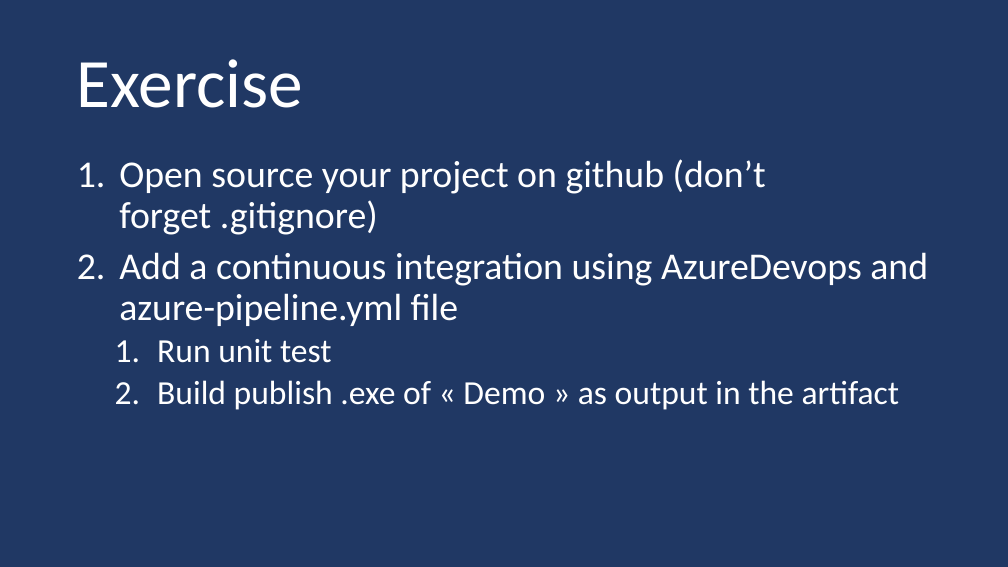
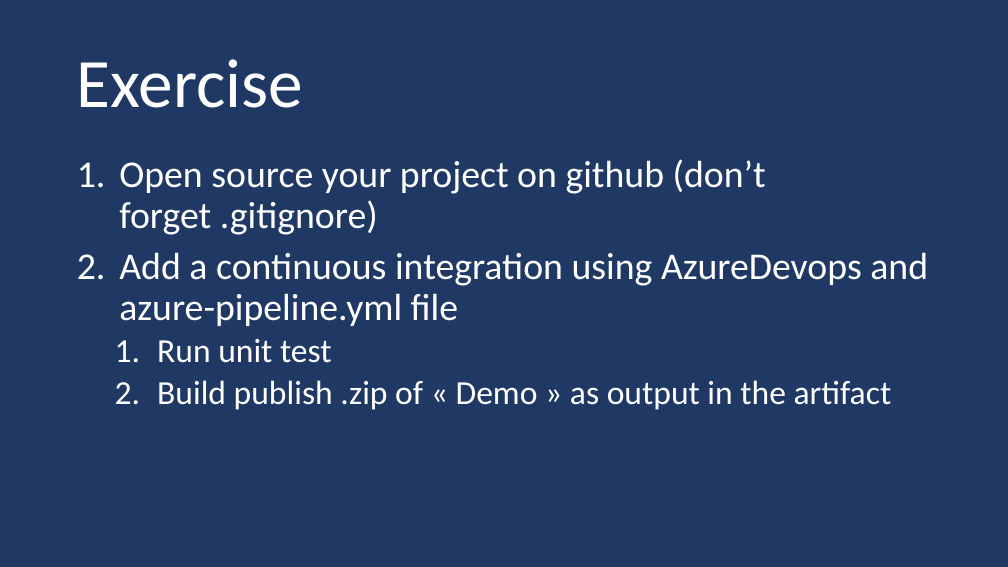
Before and after one commit to guillaume-chervet/course.dotnet, a slide deck: slide 105 of documentations/dotnet.pptx. Drawn at 1008x567 pixels with LibreOffice and Linux fonts; fonts in the diff are those of the drawing. Boxes give left, top, right and bottom in pixels: in the first picture for what was removed or moved away, otherwise in the second. Text is boxed around its words. In the diff, an @@ line names an element or a change of style, - is before the commit and + after.

```diff
--- a/documentations/dotnet.pptx
+++ b/documentations/dotnet.pptx
@@ text at (157,380,892,410): text changed @@
-  2. Build publish .exe of « Demo » as output in the artifact
+  2. Build publish .zip of « Demo » as output in the artifact
```
Also in this commit, not shown: 17 other slides changed.
